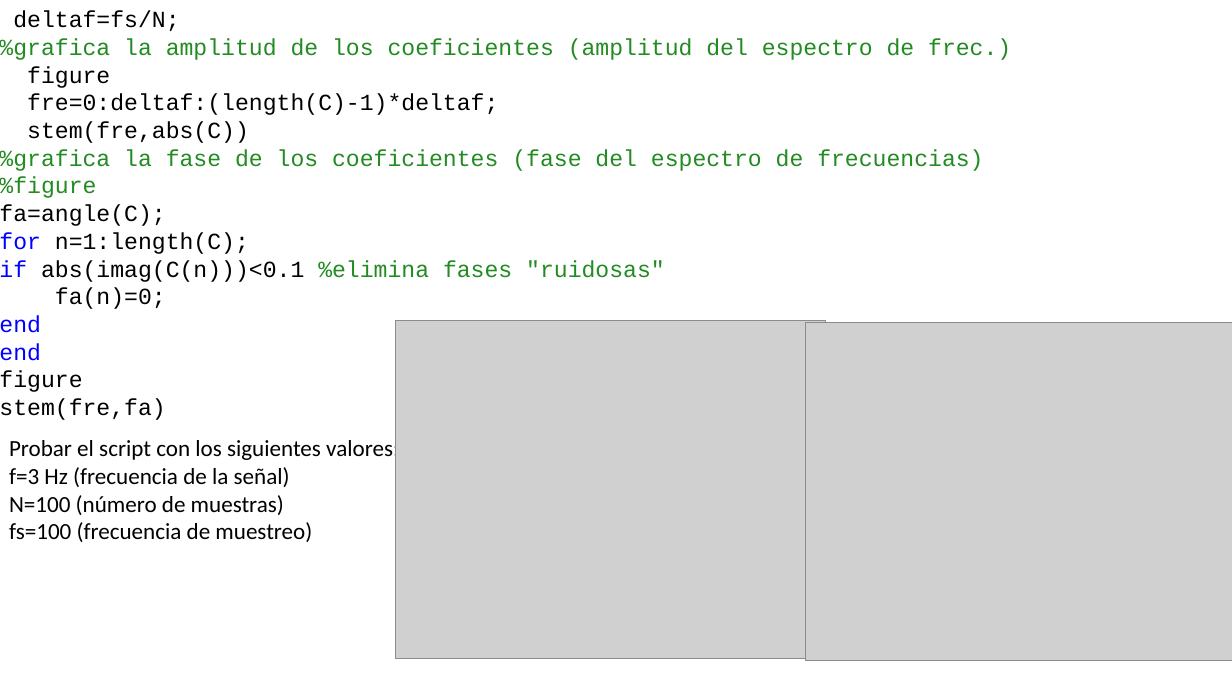
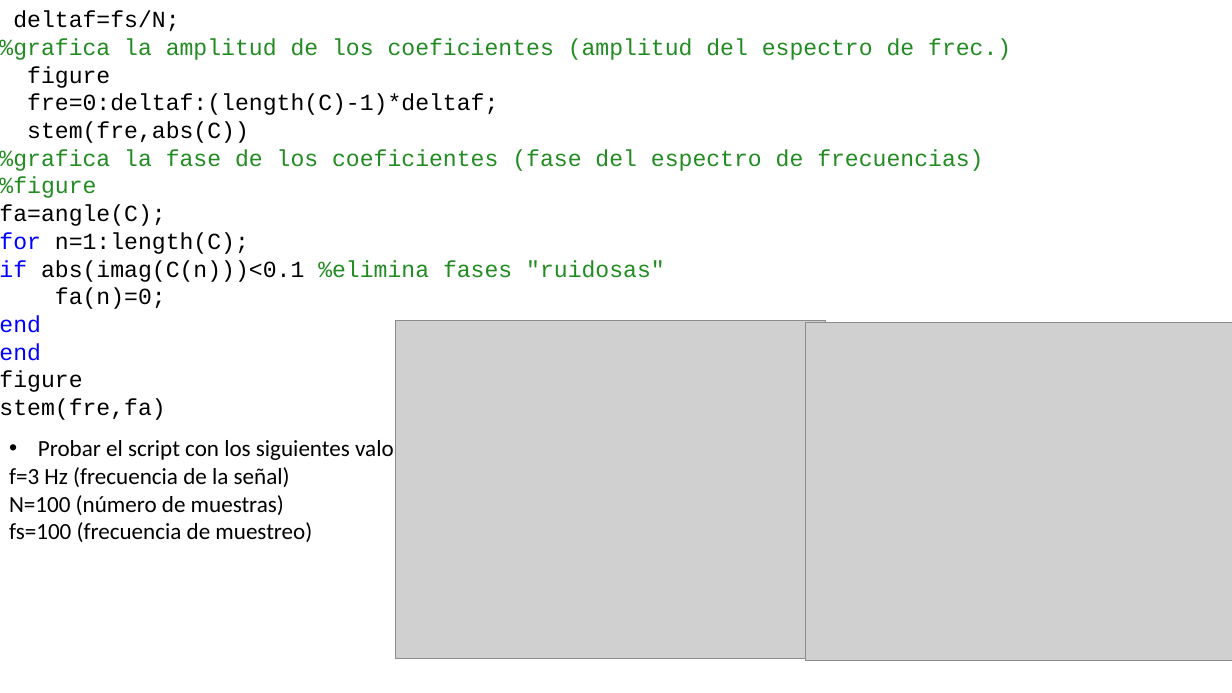
Before and after one commit to odeluigi/Analisis, a slide deck: slide 2 of TP4/Presentacion-TP-4.pptx. Drawn at 1232x693 pixels with LibreOffice and Linux fonts; fonts in the diff are those of the drawing; grey boxes stand for pictures. Boxes give left, top, right and bottom in pixels: in the first picture for what was removed or moved away, otherwise in the second. Text is boxed around its words. In the diff, an @@ line names an element or a change of style, - is before the commit and + after.

```diff
--- a/TP4/Presentacion-TP-4.pptx
+++ b/TP4/Presentacion-TP-4.pptx
@@ text at bbox=[38, 437, 428, 463]: bullet none to • @@
```
Also in this commit, not shown: 2 other slides changed, 8 slides added, 2 other files.
